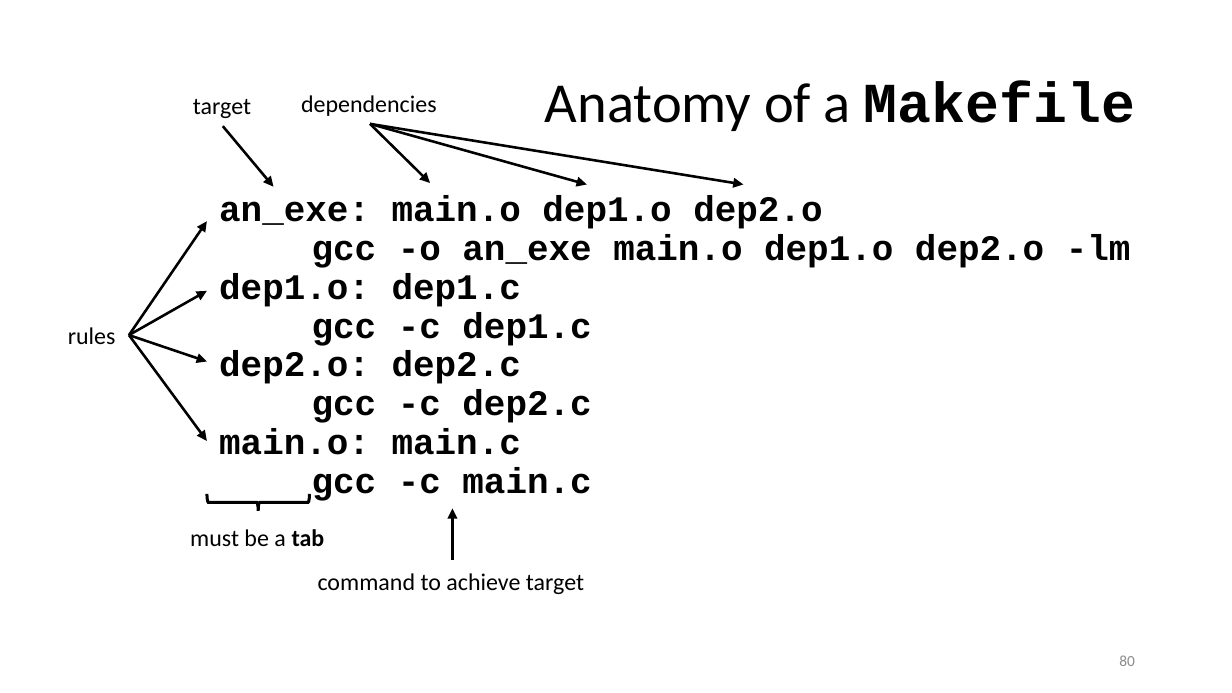
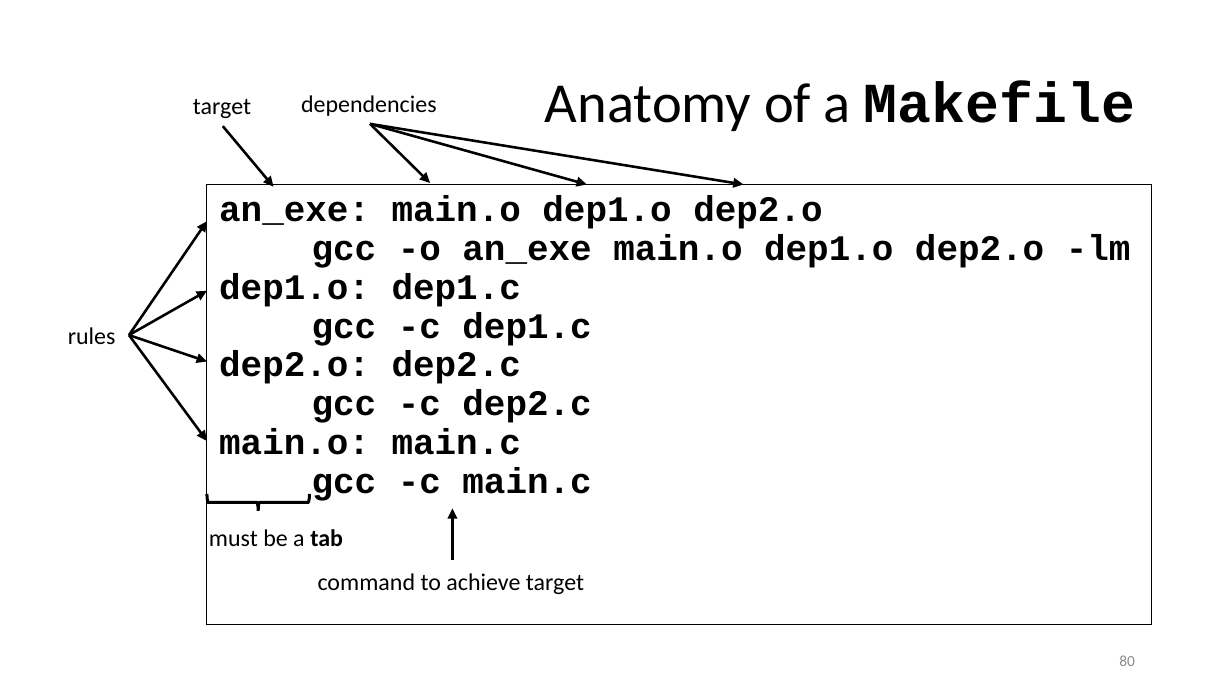
Before and after one commit to ketancmaheshwari/lisa19, a slide deck: slide 80 of lpt_LISA.pptx. Drawn at 1232x693 pixels with LibreOffice and Linux fonts; fonts in the diff are those of the drawing. Boxes give left, top, right and bottom in pixels: in the first picture for what was removed or moved away, otherwise in the second. Text is boxed around its words. In the diff, an @@ line names an element or a change of style, - is before the commit and + after.

```diff
--- a/lpt_LISA.pptx
+++ b/lpt_LISA.pptx
@@ text "an_exe: main.o dep1.o dep2.o gcc ...": place and size @@
-text "an_exe: main.o dep1.o dep2.o gcc ..." at [219,196,1131,501]
+text "an_exe: main.o dep1.o dep2.o gcc ..." at [207,185,1152,625]
@@ text "an_exe: main.o dep1.o dep2.o gcc ..." at [207,185,1152,625]: outline none to #000000 0.75 pt @@
@@ text "must be a tab": place and size @@
-text "must be a tab" at [190,529,325,546]
+text "must be a tab" at [209,529,343,546]
```
Also in this commit, not shown: 2 other slides changed, 1 other file.
